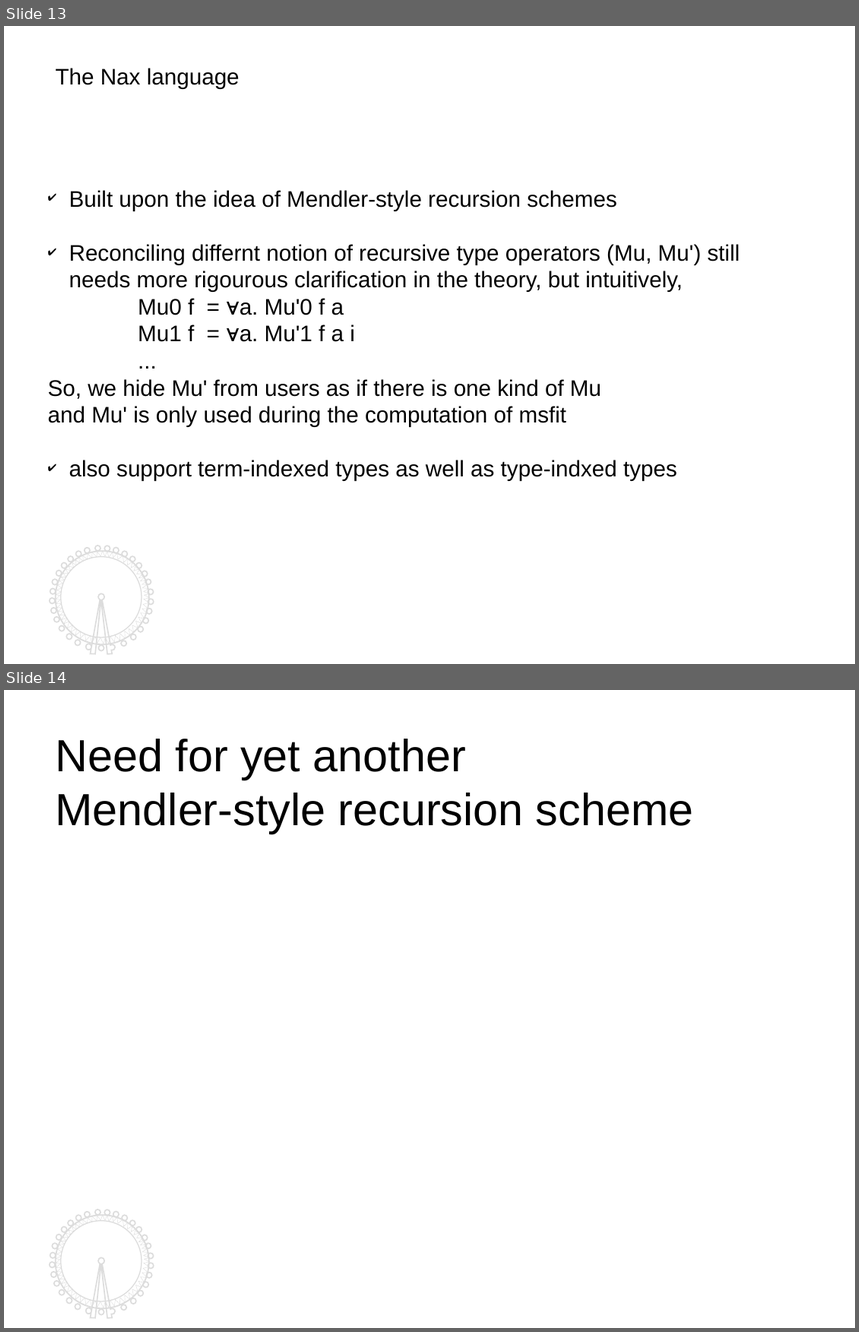
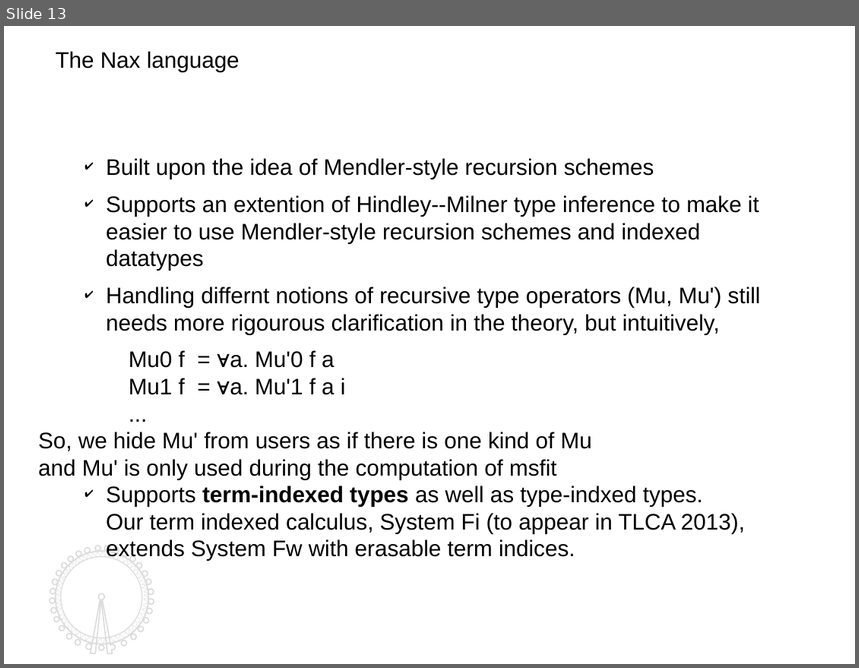
Before and after one commit to kyagrd/nax, a slide deck: trunk/draft/TYPES13/ppt/myslide.odp. Shown one above the other, each under a label of ours: slides 13 and 14 before the commit, slide 13 after it. The pictures are 859x1332 and 859x668 pixels, drawn with LibreOffice and Linux fonts; fonts in the diff are those of the drawing. Boxes give left, top, right and bottom in pixels: in the first picture for what was removed or moved away, otherwise in the second. Text is boxed around its words. In the diff, an @@ line names an element or a change of style, - is before the commit and + after.

```diff
--- a/trunk/draft/TYPES13/ppt/myslide.odp
+++ b/trunk/draft/TYPES13/ppt/myslide.odp
@@ slide 14 removed at box(4, 690, 855, 1328), background #FFFFFF; not listed: 4 template elements that a slide beside it also shows @@
@@ text removed at box(56, 739, 694, 834) @@
-Need for yet another
-Mendler-style recursion scheme
@@ slide 13 changed as well @@
@@ text "The Nax language": place and size @@
-text "The Nax language" at box(56, 68, 240, 89)
+text "The Nax language" at box(56, 51, 240, 72)
@@ text "Built upon the idea of ...": place and size @@
-text "Built upon the idea of ..." at box(48, 190, 740, 481)
+text "Built upon the idea of ..." at box(38, 158, 761, 561)
@@ text at box(106, 158, 655, 180): indent changed; more space between paragraphs @@
@@ text at box(106, 195, 761, 335): text changed @@
-✔ Reconciling differnt notion of recursive type operators (Mu, Mu') still needs more rigourous clarification in the theory, but intuitively,
+✔ Supports an extention of Hindley--Milner type inference to make it easier to use Mendler-style recursion schemes and indexed datatypes
+✔ Handling differnt notions of recursive type operators (Mu, Mu') still needs more rigourous clarification in the theory, but intuitively,
@@ text at box(106, 486, 745, 561): text changed @@
-✔ also support term-indexed types as well as type-indxed types
+✔ Supports term-indexed types as well as type-indxed types.
+  Our term indexed calculus, System Fi (to appear in TLCA 2013), extends System Fw with erasable term indices.
@@ outline redrawn in 3 elements at box(56, 552, 149, 645), box(49, 547, 154, 655), box(56, 552, 148, 645) @@
```
Also in this commit, not shown: 12 other slides changed, 4 slides added, 1 other slide removed, 2 other files.
